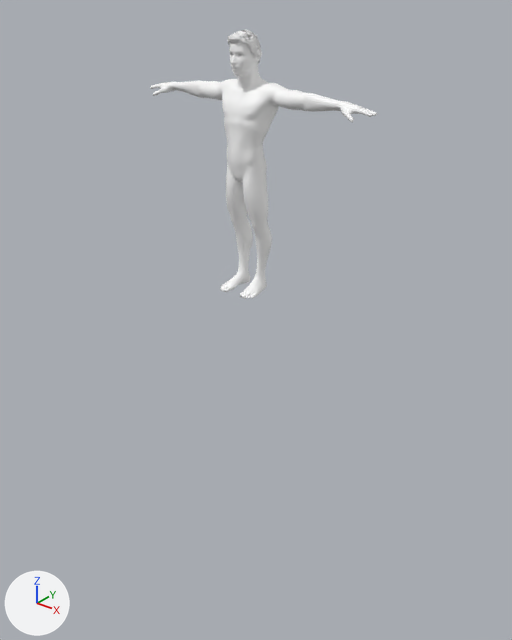
One commit to the FBX model assets/models/me_on_hill.fbx: the scene before it, then after it.
Rendered twice from a camera (50 mm lens) standing at (6.32, -7.7, 4.28) and looking at (0.33, -0.21, -0.36). The lights are fixed; the arrows at lower left show +X, +Y and +Z. The picture after the commit comes second. Where no turn or scale is listed for an object, it has been applied to the vertices.

Names of what the first picture shows: 'Body'.
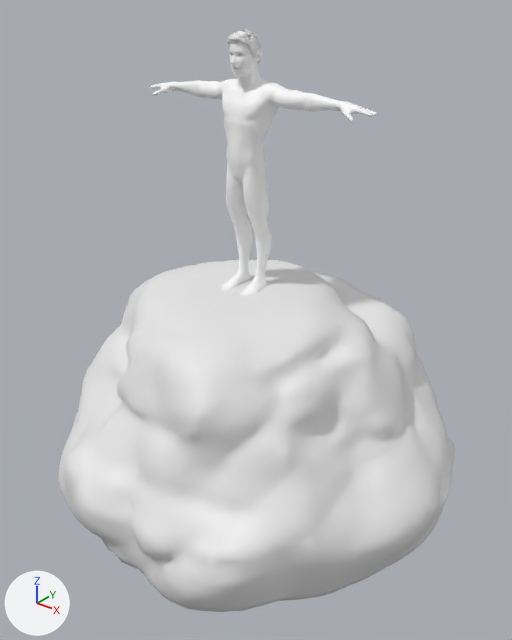
Edits to the bpy script that builds the scene:
```text
Add me_icosphere:
    me_icosphere.from_pydata(...)  # 6373 vertices, 12742 faces; spans x -3.12..3.39, y -3.44..2.65, z -2.34..1.67
Add ob_icosphere:
    ob_icosphere = bpy.data.objects.new('Icosphere', me_icosphere)
    ob_icosphere.location = (0.11, 0.26, -1.56)
```

Changed parts and their boxes [x1, y1, x2, y2] in the pictures (512 x 640 px):
'Icosphere', added
    after: [58, 260, 455, 612]
